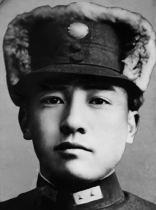
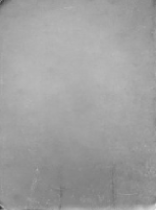
Before/after of a w=156, h=210 layered artwork. What changed in the layer stack:
removed layer "Layer 13" over [0, 2, 156, 210]
